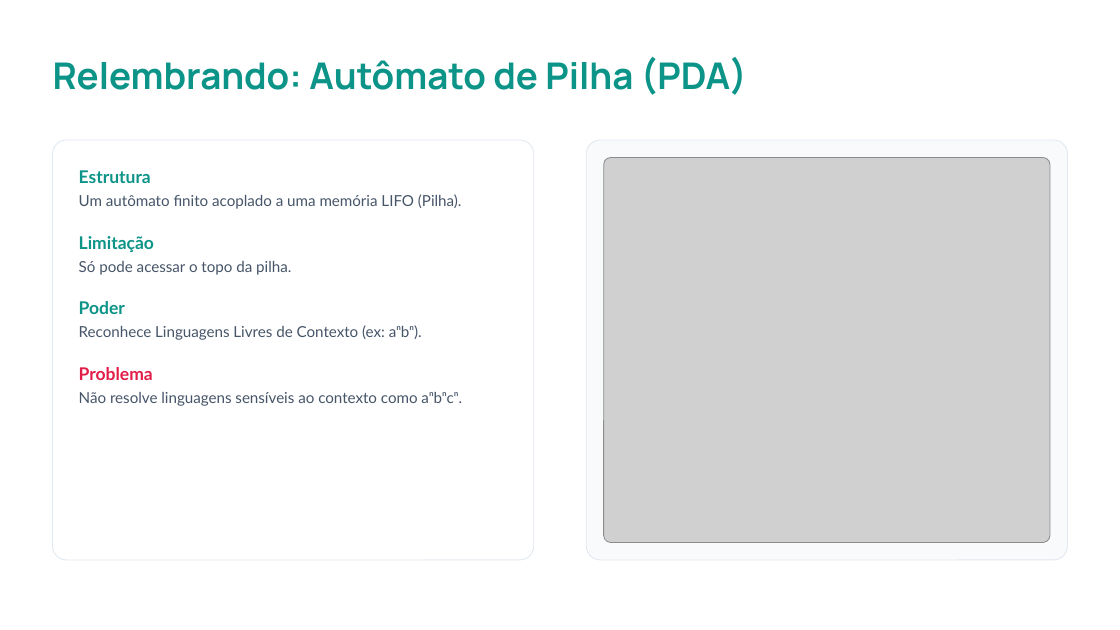
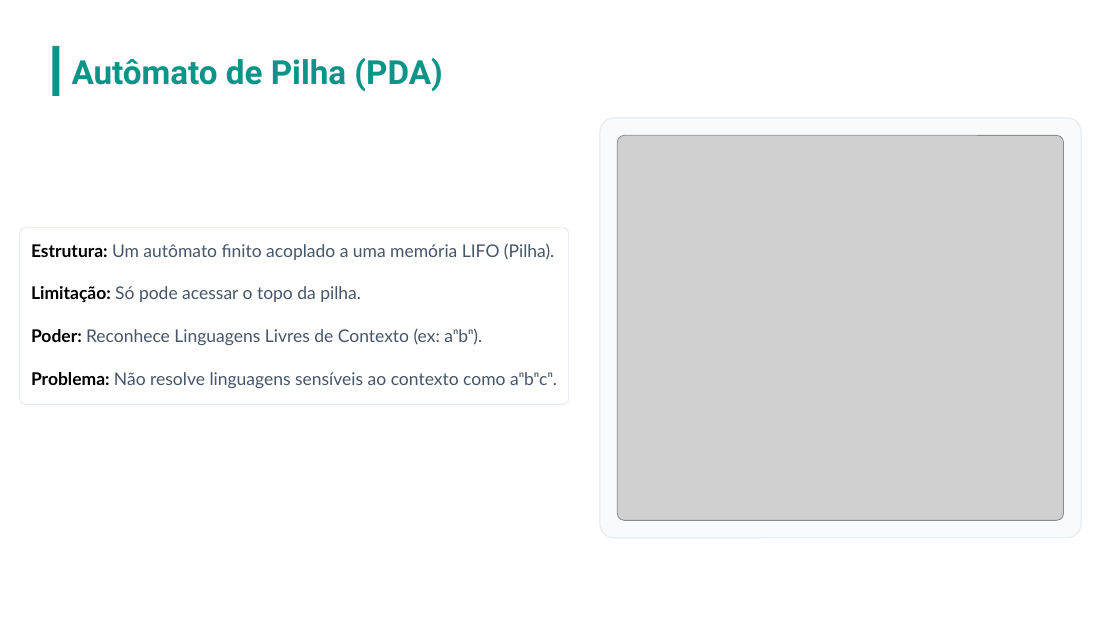
Before and after one commit to levythree/data-structures-project, a slide deck: slide 3 of Seminario/Máquinas de Turing com Pilhas.pptx. Drawn at 1120x630 pixels with LibreOffice and Linux fonts; fonts in the diff are those of the drawing; grey boxes stand for pictures; background and template pictures are left out. Boxes give left, top, right and bottom in pixels: in the first picture for what was removed or moved away, otherwise in the second. Text is boxed around its words. In the diff, an @@ line names an element or a change of style, - is before the commit and + after.

```diff
--- a/Seminario/Máquinas de Turing com Pilhas.pptx
+++ b/Seminario/Máquinas de Turing com Pilhas.pptx
@@ rectangle added at <box>53,46,60,96</box>, fill #0D9488 @@
@@ text at <box>72,58,442,91</box>: text changed; size 31.5 to 28.5 pt; font Manrope to Roboto @@
-Relembrando: Autômato de Pilha (PDA)
+Autômato de Pilha (PDA)
@@ rounded rectangle: place and size @@
-rounded rectangle at <box>586,140,1068,560</box>
+rounded rectangle at <box>600,118,1081,538</box>
@@ picture: place and size @@
-picture at <box>604,158,1050,543</box>
+picture at <box>618,135,1064,520</box>
@@ rounded rectangle: place and size @@
-rounded rectangle at <box>52,140,534,560</box>
+rounded rectangle at <box>19,228,569,404</box>
@@ text at <box>31,243,557,388</box>: text changed; size 13 to 15 pt @@
-Estrutura
-Um autômato finito acoplado a uma memória LIFO (Pilha).
-Limitação
-Só pode acessar o topo da pilha.
-Poder
-Reconhece Linguagens Livres de Contexto (ex: aⁿbⁿ).
-Problema
-Não resolve linguagens sensíveis ao contexto como aⁿbⁿcⁿ.
+Estrutura: Um autômato finito acoplado a uma memória LIFO (Pilha).
+Limitação: Só pode acessar o topo da pilha.
+Poder: Reconhece Linguagens Livres de Contexto (ex: aⁿbⁿ).
+Problema: Não resolve linguagens sensíveis ao contexto como aⁿbⁿcⁿ.
```
Also in this commit, not shown: 2 other slides changed, 3 slides added, 2 slides removed, 9 other files.
